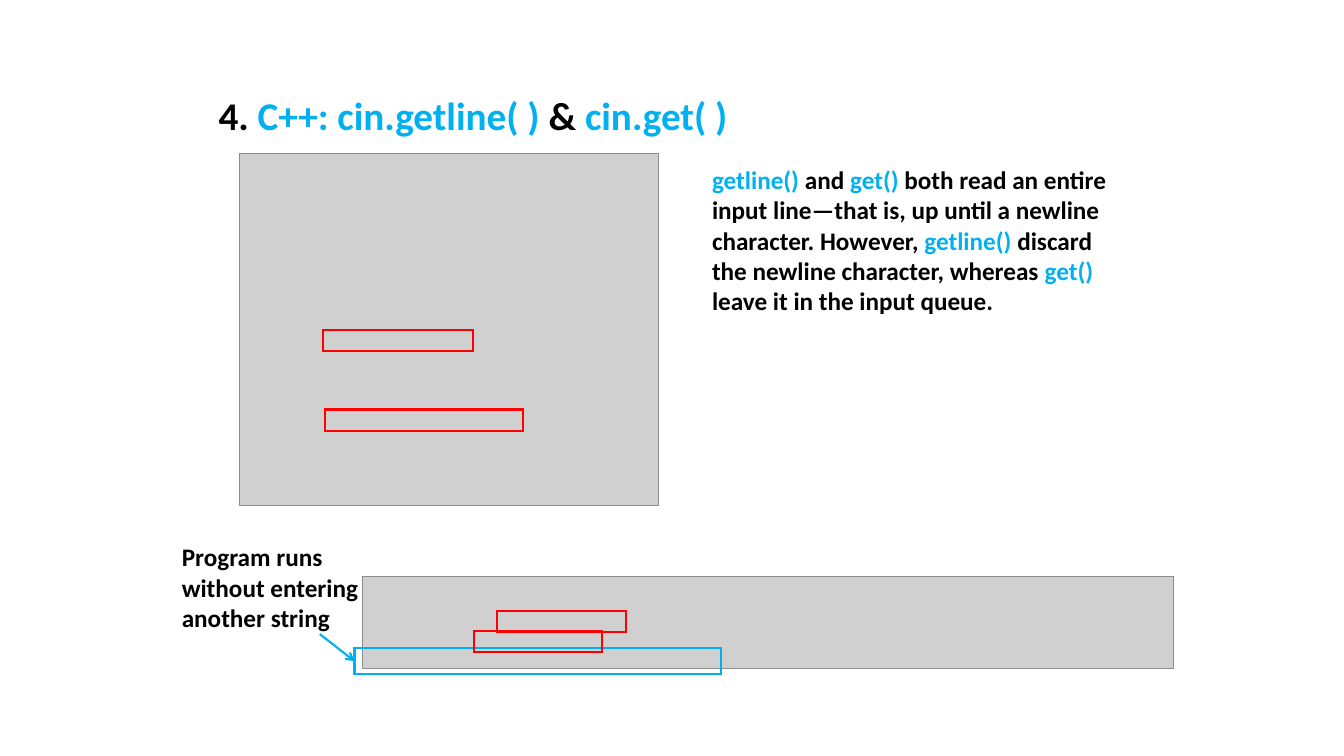
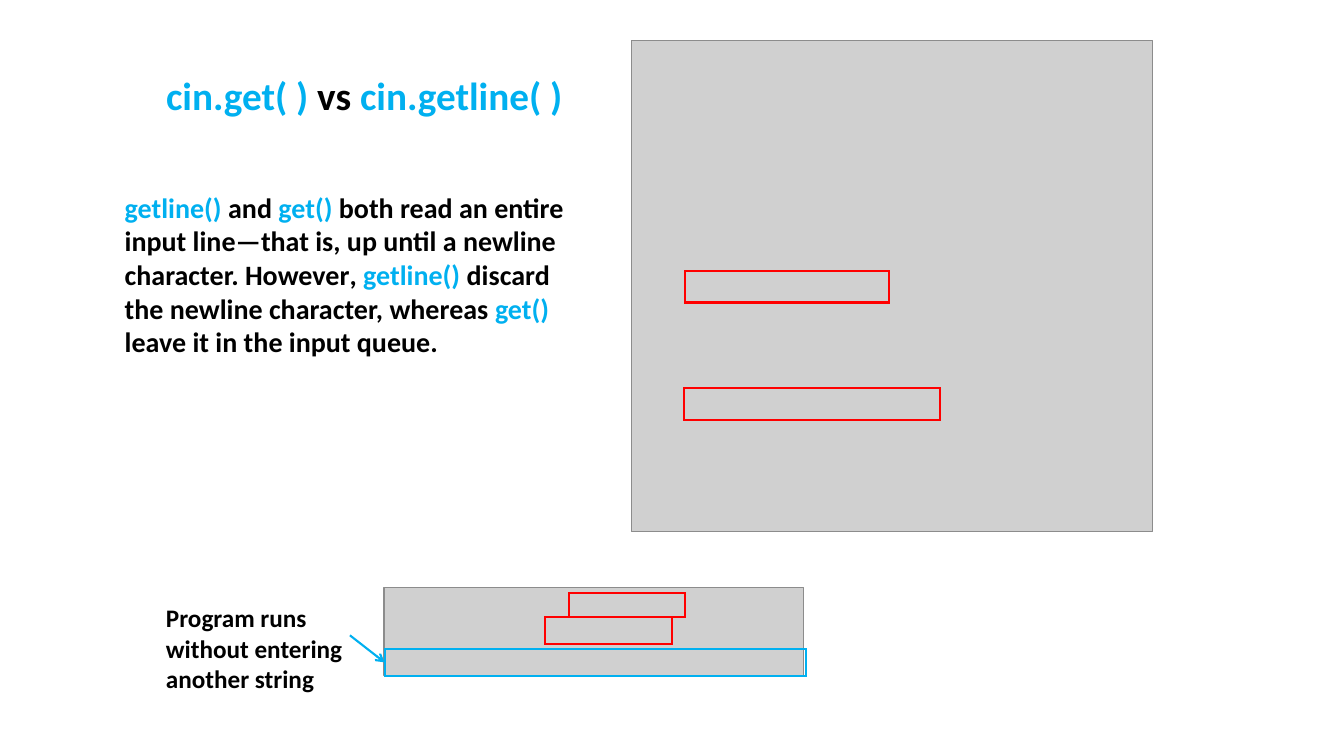
Before and after one commit to ShiqiYu/CPP, a slide deck: slide 22 of week04/Lab04.pptx (slide 20 before the commit). Drawn at 1344x756 pixels with LibreOffice and Linux fonts; fonts in the diff are those of the drawing; grey boxes stand for pictures; background and template pictures are left out. Boxes give left, top, right and bottom in pixels: in the first picture for what was removed or moved away, otherwise in the second. Text is boxed around its words. In the diff, an @@ line names an element or a change of style, - is before the commit and + after.

```diff
--- a/week04/Lab04.pptx
+++ b/week04/Lab04.pptx
@@ picture added at box(631, 40, 1153, 532) @@
@@ text added at box(166, 81, 541, 117), 28 pt, text #00B0F0, bold @@
+cin.get( ) vs cin.getline( )
@@ text removed at box(219, 101, 706, 137) @@
-4. C++: cin.getline( ) & cin.get( )
@@ picture removed at box(240, 154, 659, 506) @@
@@ text "getline() and get() both read ...": place and size @@
-text "getline() and get() both read ..." at box(712, 170, 1106, 314)
+text "getline() and get() both read ..." at box(125, 197, 563, 357)
@@ text "getline() and get() both read ..." at box(125, 197, 563, 357): size 18 to 20 pt @@
@@ rectangle: place and size @@
-rectangle at box(325, 409, 523, 431)
+rectangle at box(685, 271, 888, 302)
@@ rectangle removed at box(323, 331, 474, 352) @@
@@ rectangle added at box(684, 388, 940, 419), outline #FF0000 1.5 pt @@
@@ text "Program runs": place and size @@
-text "Program runs" at box(182, 549, 358, 632)
+text "Program runs" at box(166, 610, 343, 693)
@@ picture removed at box(363, 577, 1175, 668) @@
@@ picture added at box(384, 588, 805, 676) @@
@@ rectangle: place and size @@
-rectangle at box(474, 631, 603, 651)
+rectangle at box(569, 593, 685, 617)
@@ rectangle: place and size @@
-rectangle at box(497, 611, 626, 631)
+rectangle at box(545, 617, 673, 643)
@@ arrow moved from (320, 634) - (355, 661) to (350, 635) - (385, 662) @@
@@ rectangle: place and size @@
-rectangle at box(355, 648, 722, 675)
+rectangle at box(385, 649, 807, 676)
```
Also in this commit, not shown: 18 other slides changed, 4 slides added, 2 slides removed, 1 other file.
